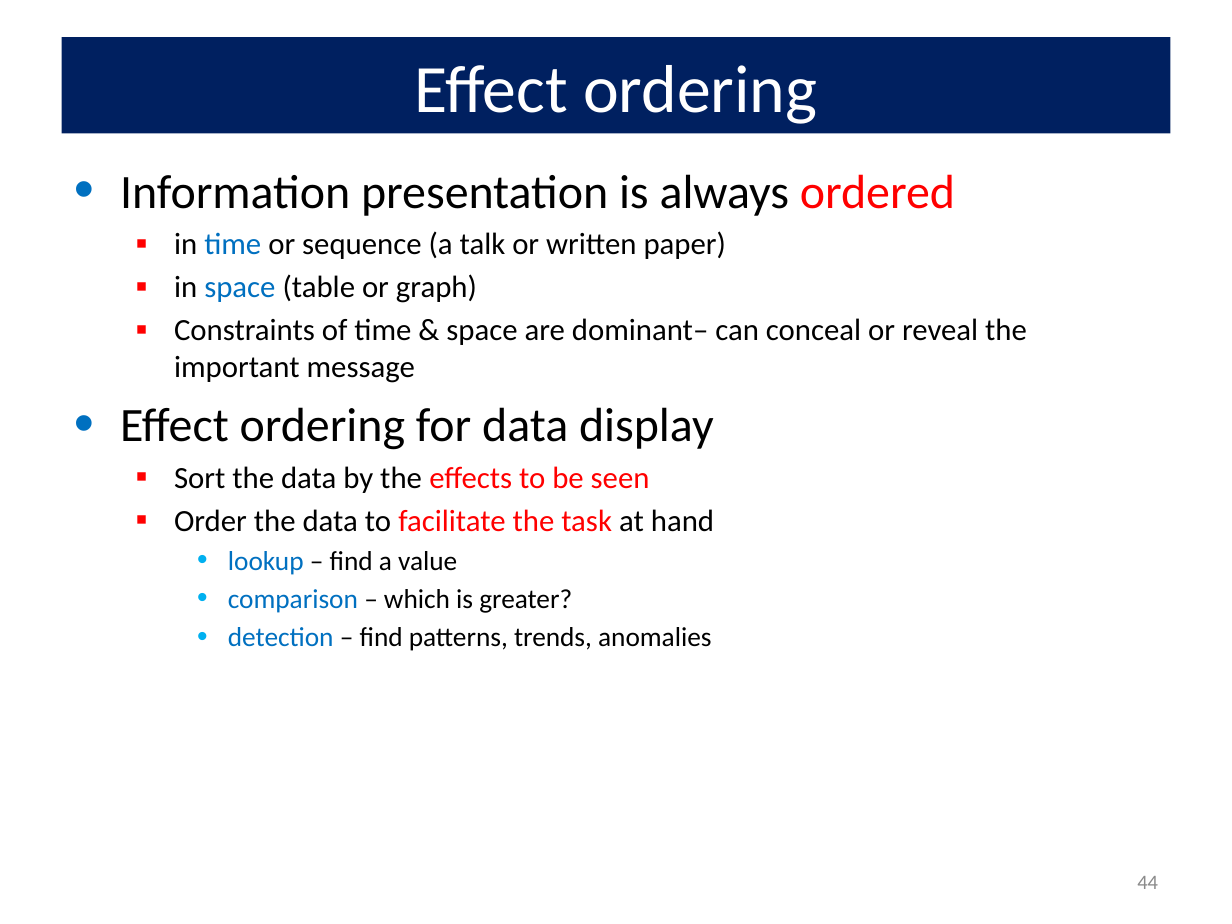
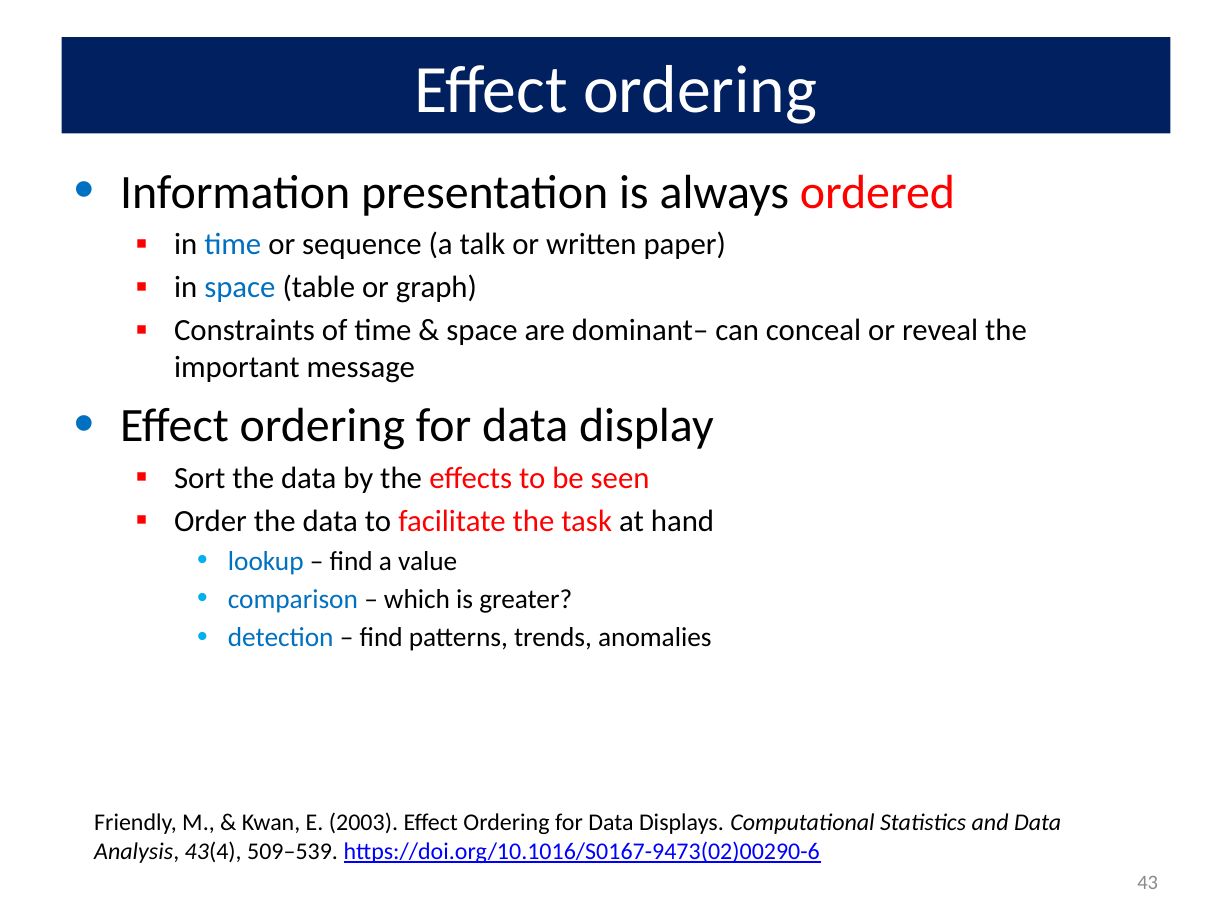
Before and after one commit to friendly/psy6136, a slide deck: slide 43 of lectures/01-Overview.pptx (slide 44 before the commit). Drawn at 1232x924 pixels with LibreOffice and Linux fonts; fonts in the diff are those of the drawing. Boxes give left, top, right and bottom in pixels: in the first picture for what was removed or moved away, otherwise in the second. Text is boxed around its words. In the diff, an @@ line names an element or a change of style, - is before the commit and + after.

```diff
--- a/lectures/01-Overview.pptx
+++ b/lectures/01-Overview.pptx
@@ text added at [94,812,1061,863], 14 pt, text #000000 @@
+Friendly, M., & Kwan, E. (2003). Effect Ordering for Data Displays. Computational Statistics and Data Analysis, 43(4), 509–539. https://doi.org/10.1016/S0167-9473(02)00290-6
@@ page number at [1137,876,1158,889]: text changed @@
-44
+43
```
Also in this commit, not shown: 15 other slides changed, 2 slides added, 1 slide removed, 7 other files.
